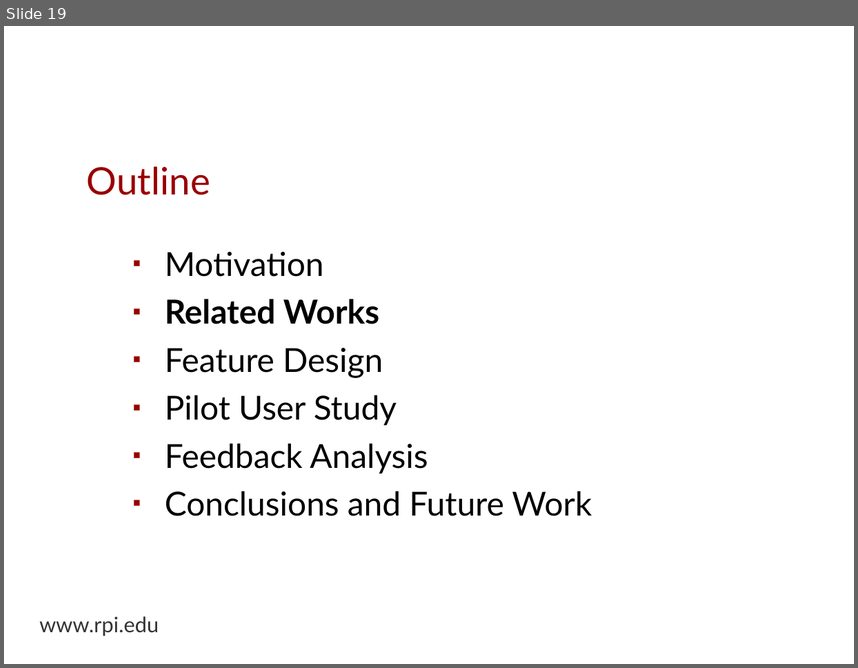
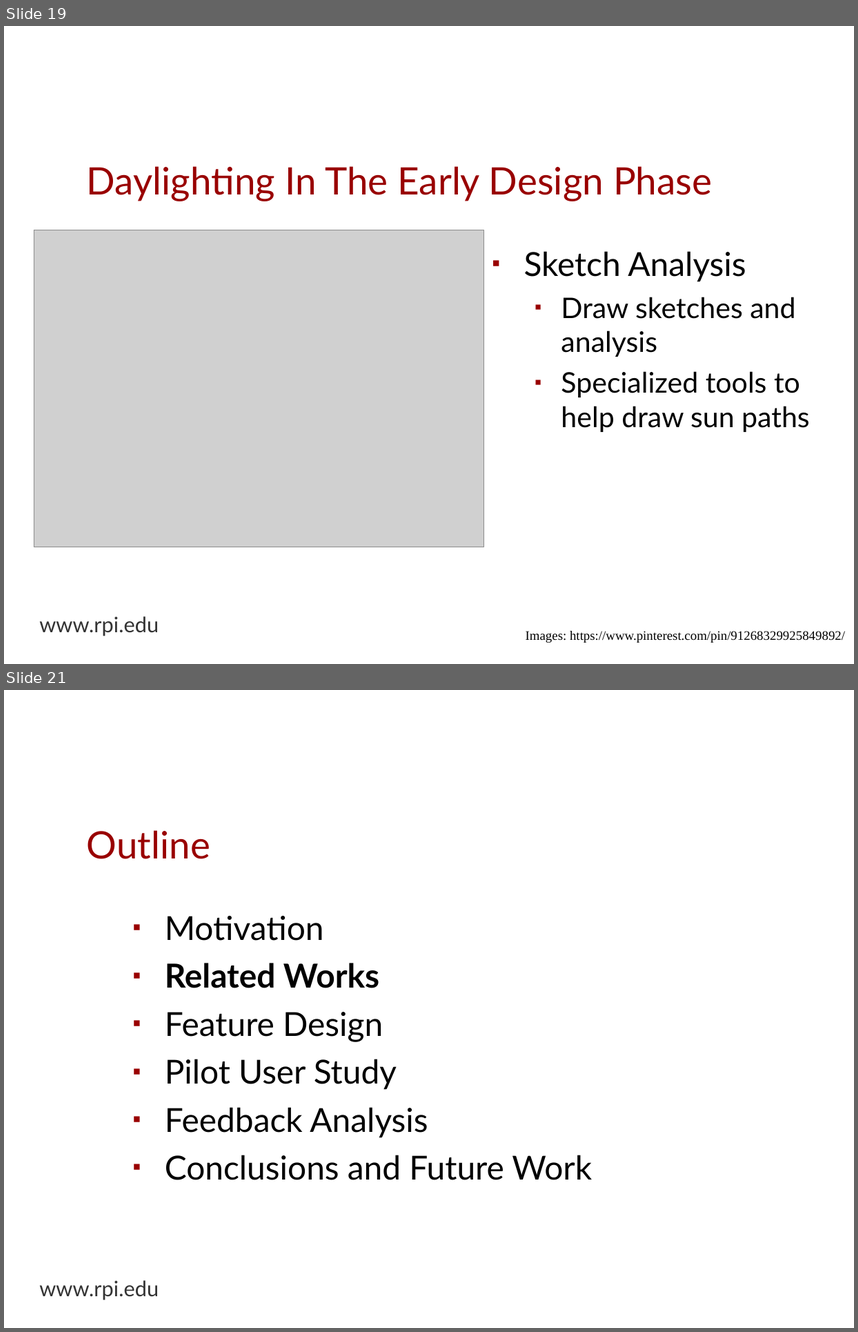
Before and after one commit to espinm2/master_presentation, a slide deck: max_espinoza.odp. Shown one above the other, each under a label of ours: slide 19 before the commit, slides 19 and 21 after it; the slides between them are not shown. The pictures are 858x668 and 858x1332 pixels, drawn with LibreOffice and Linux fonts; fonts in the diff are those of the drawing; grey boxes stand for pictures; background and template pictures are left out. Boxes give left, top, right and bottom in pixels: in the first picture for what was removed or moved away, otherwise in the second. Text is boxed around its words. In the diff, an @@ line names an element or a change of style, - is before the commit and + after.

```diff
--- a/max_espinoza.odp
+++ b/max_espinoza.odp
@@ slide 19 added at [4,26,854,664], background picture (left out); not listed: 1 template element that a slide beside it also shows @@
@@ title added at [87,166,712,201], 32 pt, text #990000 @@
+Daylighting In The Early Design Phase
@@ picture added at [34,230,484,546] @@
@@ text added at [524,251,810,432], 24 pt, text #000000 @@
+▪ Sketch Analysis
+  ▪ Draw sketches and analysis
+  ▪ Specialized tools to help draw sun paths
@@ text added at [526,630,845,642], 11 pt, text #000000 @@
+Images: https://www.pinterest.com/pin/91268329925849892/
@@ what was slide 19 is now slide 21 @@
```
Also in this commit, not shown: 2 slides changed, 1 other slide added, 1 other file.
